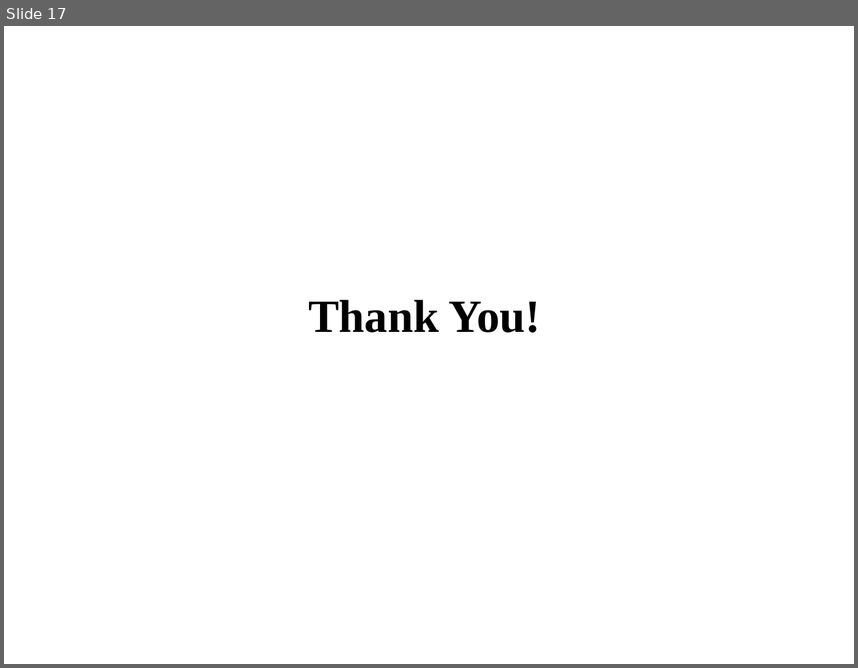
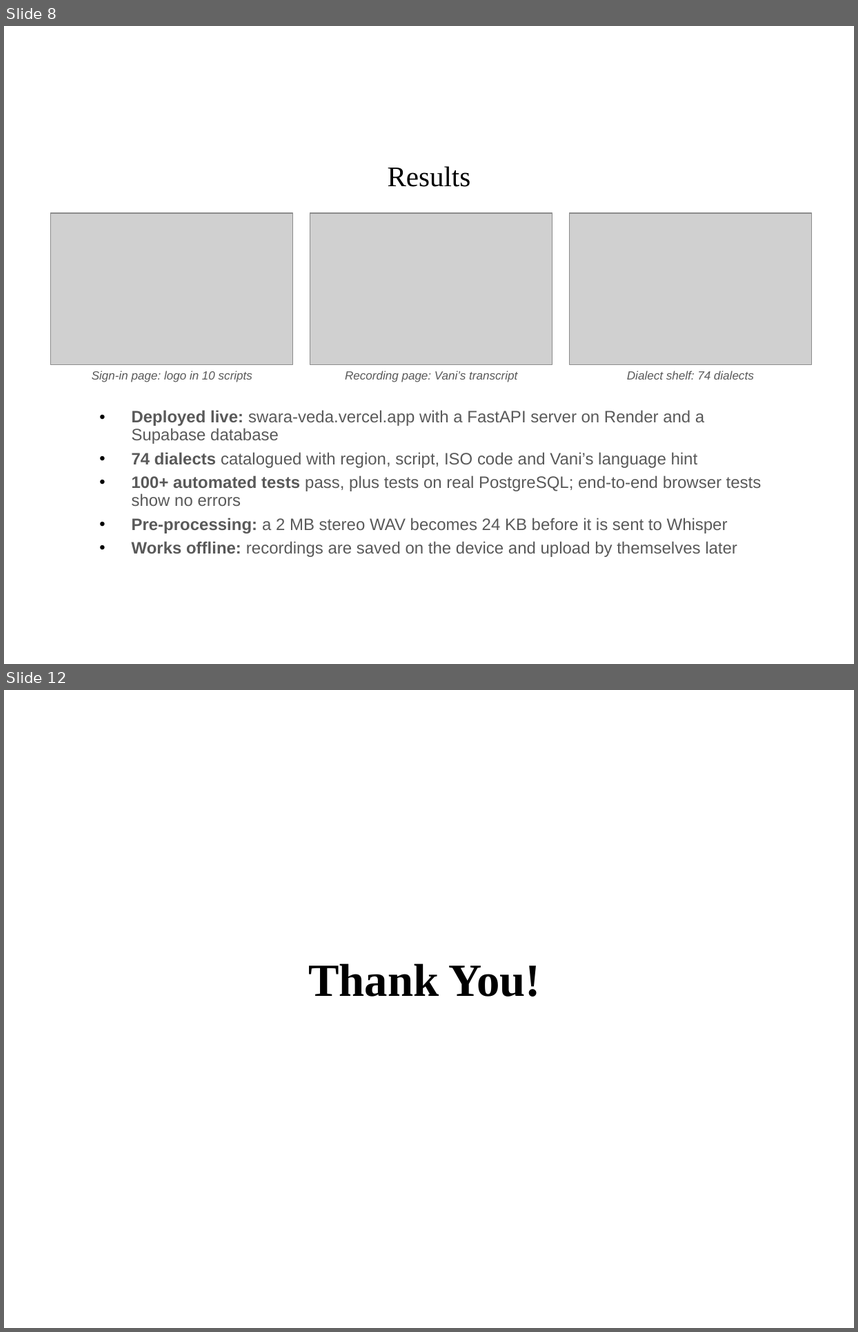
Before and after one commit to Mohamed-Ali-4/SwaraVeda, a slide deck: docs/SwaraVeda_Review2.pptx. Shown one above the other, each under a label of ours: slide 17 before the commit, slides 8 and 12 after it; the slides between them are not shown. The pictures are 858x668 and 858x1332 pixels, drawn with LibreOffice and Linux fonts; fonts in the diff are those of the drawing; grey boxes stand for pictures; background and template pictures are left out. Boxes give left, top, right and bottom in pixels: in the first picture for what was removed or moved away, otherwise in the second. Text is boxed around its words. In the diff, an @@ line names an element or a change of style, - is before the commit and + after.

```diff
--- a/docs/SwaraVeda_Review2.pptx
+++ b/docs/SwaraVeda_Review2.pptx
@@ slide 8 added at <box>4,26,854,664</box>, background picture (left out) @@
@@ text added at <box>388,166,471,187</box>, 24 pt, text #000000 @@
+Results
@@ picture added at <box>51,213,293,364</box> @@
@@ picture added at <box>310,213,553,364</box> @@
@@ picture added at <box>569,213,811,364</box> @@
@@ text added at <box>92,370,252,382</box>, 10 pt, text #595959, italic @@
+Sign-in page: logo in 10 scripts
@@ text added at <box>345,370,517,382</box>, 10 pt, text #595959, italic @@
+Recording page: Vani’s transcript
@@ text added at <box>627,370,754,379</box>, 10 pt, text #595959, italic @@
+Dialect shelf: 74 dialects
@@ text added at <box>132,410,762,557</box>, 14 pt, text #595959 @@
+• Deployed live: swara-veda.vercel.app with a FastAPI server on Render and a Supabase database
+• 74 dialects catalogued with region, script, ISO code and Vani’s language hint
+• 100+ automated tests pass, plus tests on real PostgreSQL; end-to-end browser tests show no errors
+• Pre-processing: a 2 MB stereo WAV becomes 24 KB before it is sent to Whisper
+• Works offline: recordings are saved on the device and upload by themselves later
@@ what was slide 17 is now slide 12 @@
```
Also in this commit, not shown: 7 slides changed, 2 other slides added, 8 slides removed, 1 other file.
